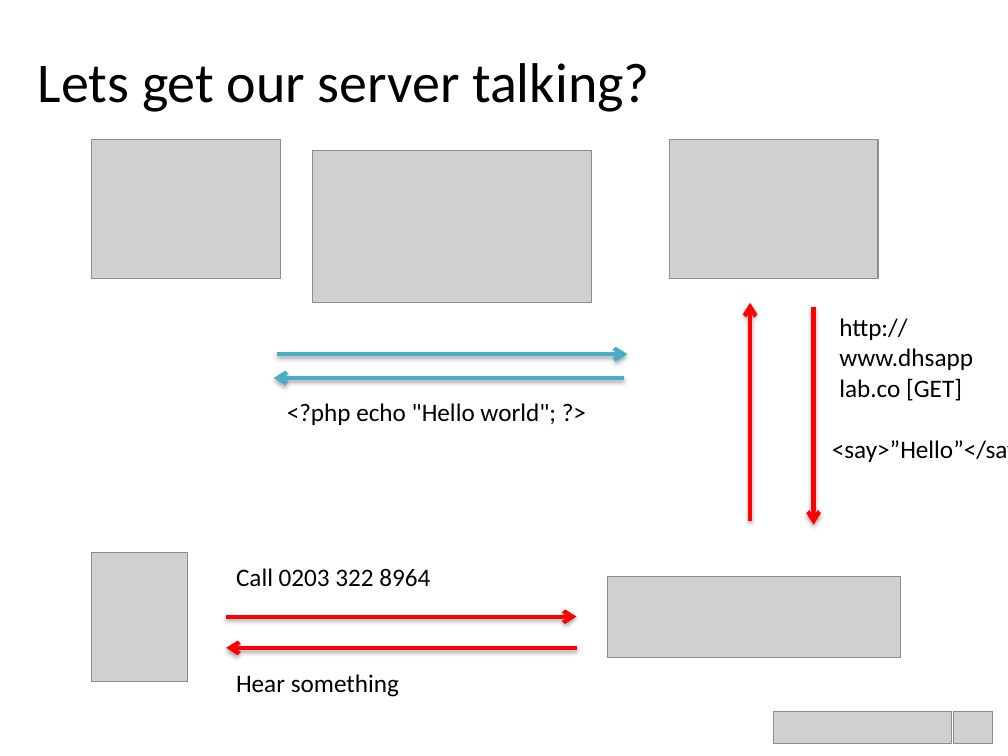
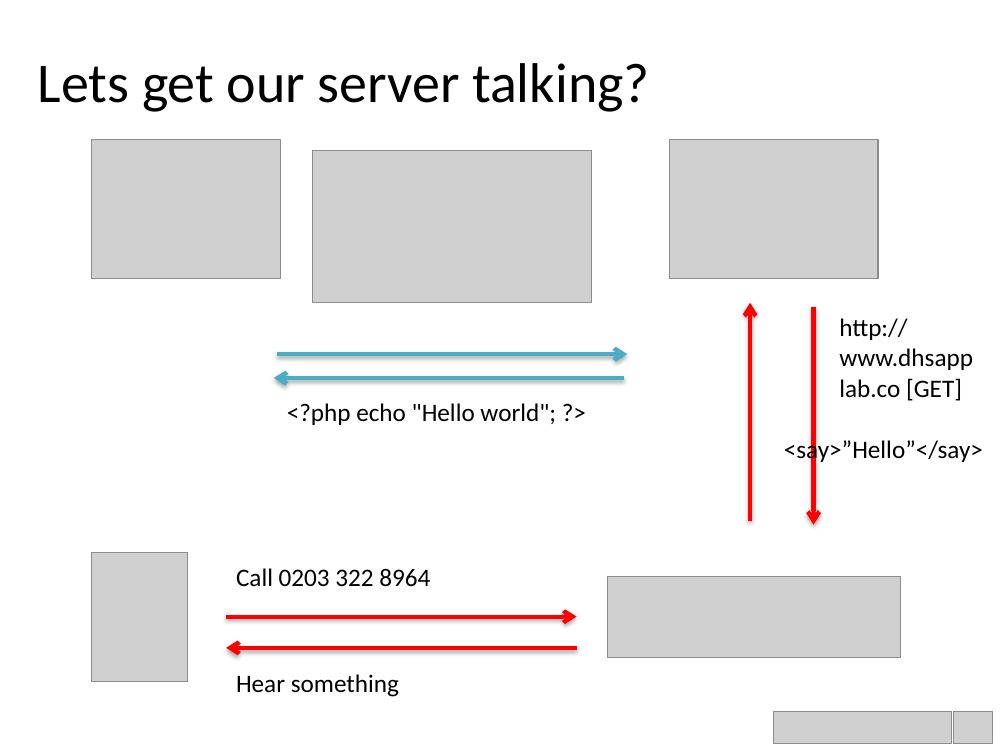
Before and after one commit to peterkarney1/devonshirehouse, a slide deck: slide 6 of Step 3/Inventors ClubV1 - Step 3.pptx. Drawn at 1008x756 pixels with LibreOffice and Linux fonts; fonts in the diff are those of the drawing; grey boxes stand for pictures. Boxes give left, top, right and bottom in pixels: in the first picture for what was removed or moved away, otherwise in the second. Text is boxed around its words. In the diff, an @@ line names an element or a change of style, - is before the commit and + after.

```diff
--- a/Step 3/Inventors ClubV1 - Step 3.pptx
+++ b/Step 3/Inventors ClubV1 - Step 3.pptx
@@ text "<say>”Hello”</say>" rewrapped from <box>832,440,1008,462</box> to <box>784,438,983,465</box> @@
```
Also in this commit, not shown: 1 other file.
